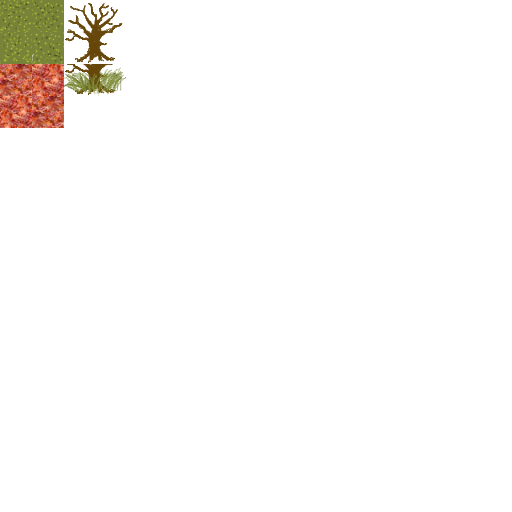
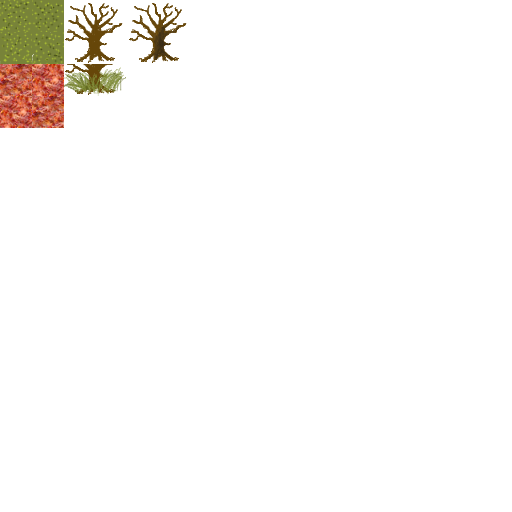
Layer changes from the first 512 x 512 image to the second:
added layer "Baumganzschatten.png" in group "Baum" over left=129, top=3, right=187, bottom=63
